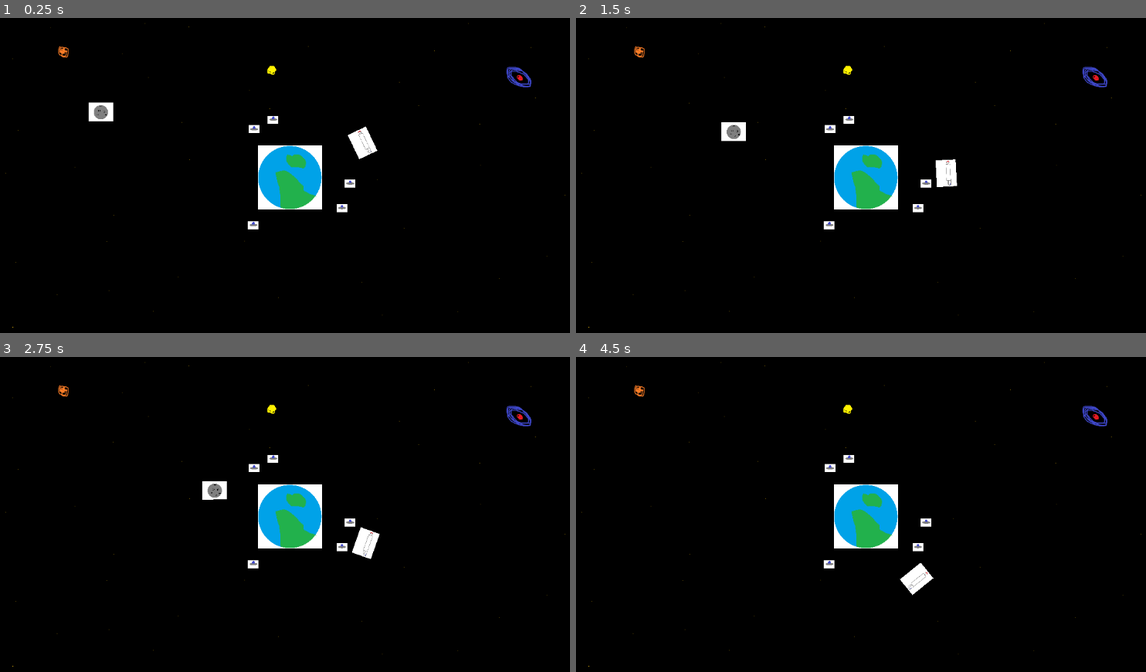
Above: before the commit, frames 1-4 (two rows, left to right).
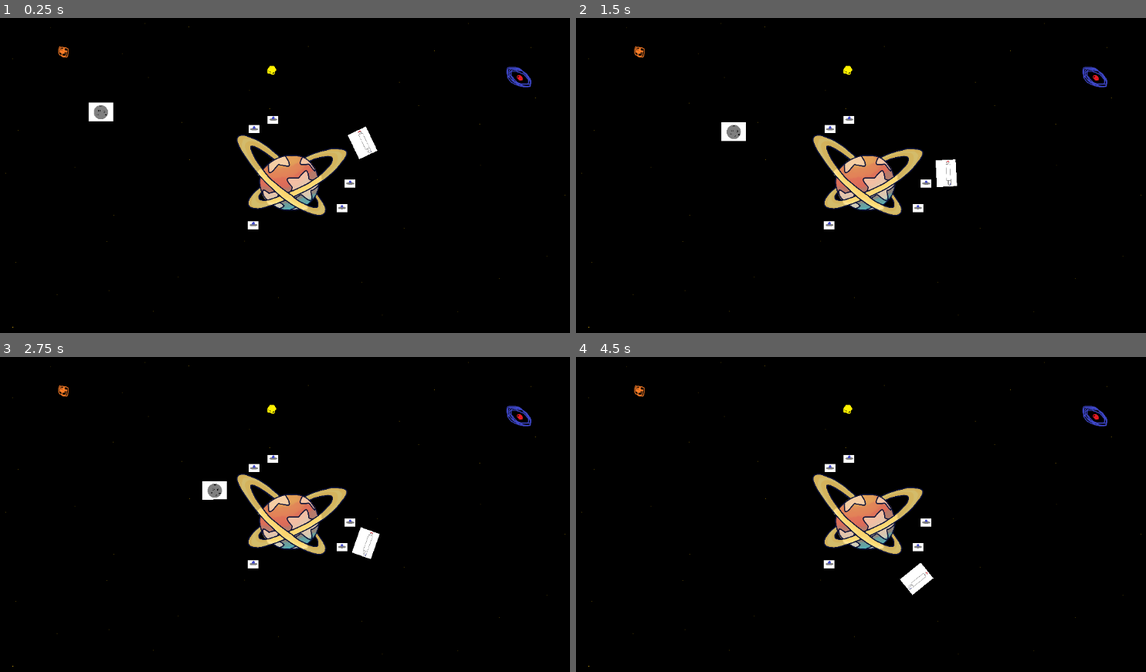
Above: after the commit, the same moments.

Repository: Swimnato/BYU-Game-Jam-2024
Game: Godot game, scene res://scenes/Main Scene.tscn
The game is run twice, just before and just after one commit, with the same random seed, the same clock (stepped at 60 frames per second) and the same inputs.
Inputs (mouse positions are in pixels of both pictures, inside the frame that each line leads up to):
- Up to frame 1 (0.25 s): no input
- Up to frame 2 (1.5 s): move the mouse to (1003, 159) at 0.52 s; click (1003, 159) at 0.67 s; move the mouse to (741, 194) at 1.27 s; click (741, 194) at 1.42 s
- Up to frame 3 (2.75 s): move the mouse to (353, 438) at 2.02 s; click (353, 438) at 2.17 s
- Up to frame 4 (4.5 s): move the mouse to (832, 586) at 2.77 s; click (832, 586) at 2.92 s; move the mouse to (1049, 568) at 3.52 s; click (1049, 568) at 3.67 s; move the mouse to (678, 464) at 4.27 s; click (678, 464) at 4.42 s

The runs differ from the first frame. In frame 1, 3.0% of the frame differs, in the area x 41-61%, y 37-63%; in frame 2, 3.0%; in frame 3, 3.0%; in frame 4, 3.0%.

Commit message:
added planet animation

Diff:
--- a/game-jam-2024/scenes/Main Scene.tscn
+++ b/game-jam-2024/scenes/Main Scene.tscn
@@ -1,17 +1,81 @@
-[gd_scene load_steps=12 format=3 uid="uid://brny0obmr4vdt"]
+[gd_scene load_steps=17 format=3 uid="uid://brny0obmr4vdt"]
 
 [ext_resource type="Texture2D" uid="uid://dqqpesl4dblg6" path="res://art/temp/Space Background Dev Art.png" id="1_1jorf"]
 [ext_resource type="Script" path="res://scripts/main_scene.gd" id="2_36ttu"]
-[ext_resource type="Texture2D" uid="uid://iqno4701px8i" path="res://art/temp/Planet Dev Art.png" id="3_ggrqu"]
+[ext_resource type="Texture2D" uid="uid://cjg02v7vh47o0" path="res://art/planet_healthy_1.png" id="4_2e7jh"]
 [ext_resource type="Script" path="res://scripts/planet_dev_art.gd" id="4_50ck8"]
 [ext_resource type="Texture2D" uid="uid://krt7327yq0br" path="res://art/temp/Main Ship Dev Art.png" id="5_i8m0v"]
+[ext_resource type="Texture2D" uid="uid://b0g3mdejj4gjk" path="res://art/planet_healthy_2.png" id="5_sa5fh"]
 [ext_resource type="Script" path="res://scripts/main_ship_dev_art.gd" id="6_bitnt"]
+[ext_resource type="Texture2D" uid="uid://ci38m0jw5og8g" path="res://art/planet_healthy_3.png" id="6_cqacq"]
 [ext_resource type="Texture2D" uid="uid://b6uc0fa4ryuis" path="res://art/temp/Asteroid Dev Art.png" id="8_gwdi6"]
 [ext_resource type="Script" path="res://scripts/Asteroid_Main.gd" id="9_bklsd"]
 [ext_resource type="Script" path="res://scripts/selection.gd" id="10_yx8jt"]
 [ext_resource type="Script" path="res://scripts/scr_drone_controller.gd" id="11_dnc7g"]
 
 [sub_resource type="CircleShape2D" id="CircleShape2D_lqryg"]
+
+[sub_resource type="Animation" id="Animation_6ljlr"]
+resource_name = "idle"
+length = 2.0
+loop_mode = 1
+tracks/0/type = "value"
+tracks/0/imported = false
+tracks/0/enabled = true
+tracks/0/path = NodePath("Sprite2D:texture")
+tracks/0/interp = 1
+tracks/0/loop_wrap = true
+tracks/0/keys = {
+"times": PackedFloat32Array(0, 0.5, 1, 1.5),
+"transitions": PackedFloat32Array(1, 1, 1, 1),
+"update": 1,
+"values": [ExtResource("4_2e7jh"), ExtResource("5_sa5fh"), ExtResource("6_cqacq"), ExtResource("5_sa5fh")]
+}
+tracks/1/type = "value"
+tracks/1/imported = false
+tracks/1/enabled = true
+tracks/1/path = NodePath("Sprite2D:offset")
+tracks/1/interp = 1
+tracks/1/loop_wrap = true
+tracks/1/keys = {
+"times": PackedFloat32Array(0, 0.266667, 0.566667, 0.866667, 1.16667, 1.4, 1.7, 1.86667, 2),
+"transitions": PackedFloat32Array(1, 1, 1, 1, 1, 1, 1, 1, 1),
+"update": 0,
+"values": [Vector2(0, 0), Vector2(3, 0), Vector2(2.481, 3), Vector2(1.96172, 2.37209), Vector2(-3, 1.744), Vector2(-2.16, 0), Vector2(-3, -3), Vector2(0, 3), Vector2(0, 0)]
+}
+
+[sub_resource type="Animation" id="Animation_p0i1i"]
+length = 0.001
+tracks/0/type = "value"
+tracks/0/imported = false
+tracks/0/enabled = true
+tracks/0/path = NodePath("Sprite2D:texture")
+tracks/0/interp = 1
+tracks/0/loop_wrap = true
+tracks/0/keys = {
+"times": PackedFloat32Array(0),
+"transitions": PackedFloat32Array(1),
+"update": 1,
+"values": [ExtResource("4_2e7jh")]
+}
+tracks/1/type = "value"
+tracks/1/imported = false
+tracks/1/enabled = true
+tracks/1/path = NodePath("Sprite2D:offset")
+tracks/1/interp = 1
+tracks/1/loop_wrap = true
+tracks/1/keys = {
+"times": PackedFloat32Array(0),
+"transitions": PackedFloat32Array(1),
+"update": 0,
+"values": [Vector2(0, 0)]
+}
+
+[sub_resource type="AnimationLibrary" id="AnimationLibrary_3emyr"]
+_data = {
+"RESET": SubResource("Animation_p0i1i"),
+"idle": SubResource("Animation_6ljlr")
+}
 
 [node name="SpaceBackgroundDevArt" type="Sprite2D"]
 position = Vector2(1134, 654)
@@ -21,13 +85,24 @@
 [node name="PlanetDevArt" type="Sprite2D" parent="."]
 rotation = -0.00349066
 scale = Vector2(0.4, 0.4)
-texture = ExtResource("3_ggrqu")
 script = ExtResource("4_50ck8")
 
-[node name="CollisionShape2D" type="CollisionShape2D" parent="PlanetDevArt"]
-rotation = -6.28319
-scale = Vector2(30, 30)
+[node name="Area2D" type="Area2D" parent="PlanetDevArt"]
+scale = Vector2(1, 1)
+
+[node name="CollisionShape2D" type="CollisionShape2D" parent="PlanetDevArt/Area2D"]
+position = Vector2(0, 50)
+scale = Vector2(25, 25)
 shape = SubResource("CircleShape2D_lqryg")
+
+[node name="Sprite2D" type="Sprite2D" parent="PlanetDevArt"]
+texture = ExtResource("4_2e7jh")
+
+[node name="AnimationPlayer" type="AnimationPlayer" parent="PlanetDevArt"]
+libraries = {
+"": SubResource("AnimationLibrary_3emyr")
+}
+speed_scale = 5.0
 
 [node name="MainShipDevArt" type="Sprite2D" parent="."]
 position = Vector2(-170.307, -185.894)
Binary file added: game-jam-2024/art/planet_healthy_1.png
Not shown, added: game-jam-2024/art/planet_healthy_1.png.import
Binary file added: game-jam-2024/art/planet_healthy_2.png
Not shown, added: game-jam-2024/art/planet_healthy_2.png.import
Binary file added: game-jam-2024/art/planet_healthy_3.png
Not shown, added: game-jam-2024/art/planet_healthy_3.png.import
Binary file added: game-jam-2024/art/planet_hurt.png
Not shown, added: game-jam-2024/art/planet_hurt.png.import
Binary file added: game-jam-2024/art/planet_megabroken.png
Not shown, added: game-jam-2024/art/planet_megabroken.png.import
Not shown: 1 places in game-jam-2024/scenes/scn_drone.tscn that only renumber resources
